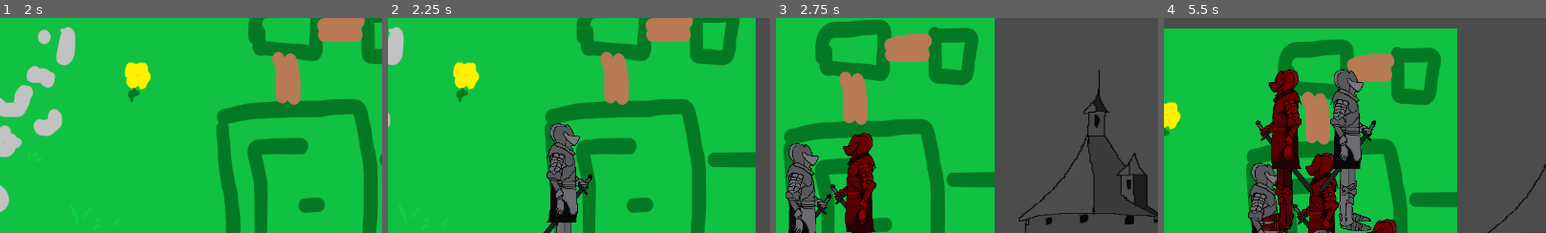
Above: before the commit, frames 1-4 (left to right).
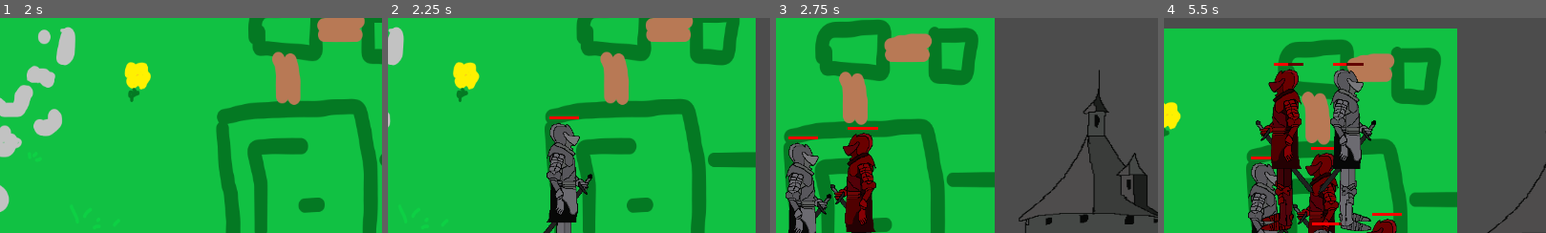
Above: after the commit, the same moments.

Repository: An0n3m0us/RSS-Godot
Game: Godot game, scene res://src/game/IntroScreen.tscn
Two runs of this game, one before a commit and one after it. Both use one fixed random seed, a clock stepped at 60 frames per second and the inputs below.
Inputs (mouse positions are % of the whole screen's width and height, from its top left):
- Up to frame 1 (2 s): click (16, 31) at 0.5 s; click (16, 31) at 1.25 s
- Up to frame 2 (2.25 s): tap Enter at 2 s; move the mouse to (72, 45) at 2.02 s; hold Right from 2.03 s (still down); tap 1 at 2.1 s; click (72, 45) at 2.17 s
- Up to frame 3 (2.75 s): keep holding Right; tap Up at 2.27 s; tap 2 at 2.3 s
- Up to frame 4 (5.5 s): release Right at 2.75 s; drag from (30, 55) to (45, 70) at 2.77 s; move the mouse to (60, 28) at 3.52 s; hold Left 3.53-4.25 s; tap 1 at 3.6, 5.1 s; tap 2 at 3.8, 5.3 s; drag from (45, 70) to (20, 35) at 4.27 s; move the mouse to (80, 65) at 5.02 s; hold Right from 5.03 s (still down); tap Up at 5.27 s
The pictures show only the part of the screen within x 44-94%, y 7-57%; the shares and areas given below are measured in that part.

Frame 1 is identical in both runs. In frame 2, 0.1% of the frame differs, in the area x 42-50%, y 45-48%; in frame 3, 0.2%; in frame 4, 0.6%, in the area x 22-63%, y 20-97%.

Commit message:
Add damage system

Diff:
--- a/src/actors/Esquire-enemy.tscn
+++ b/src/actors/Esquire-enemy.tscn
@@ -9,7 +9,7 @@
 [ext_resource path="res://assets/images/characters/enemyesquirerightarm.png" type="Texture" id=7]
 
 [node name="Esquire-enemy" instance=ExtResource( 1 )]
-type = "Esquire-enemy"
+type = "enemy"
 
 [node name="Pivot" parent="." index="2"]
 scale = Vector2( -1, 1 )
--- a/src/actors/Esquire.gd
+++ b/src/actors/Esquire.gd
@@ -8,28 +8,44 @@
 var velocity = Vector2()
 var selected = false
 
+var healthdeplete = false
+
 func _input(event):
 	if selected == true:
 		if event is InputEventMouseButton and event.button_index == BUTTON_RIGHT:
 			if event.pressed:
 				target = get_global_mouse_position()
 
-func _physics_process(_delta):
-	velocity = position.direction_to(target) * speed
+func _physics_process(delta):
+	var movement = position.direction_to(target) * speed
 	if position.distance_to(target) > 5:
-		velocity = move_and_slide(velocity)
+		velocity = move_and_collide(movement * delta)
 
-	if is_on_wall() or is_on_floor():
+	if velocity:
 		target = position
+
+		#if velocity.collider.type != type:
+		#	health -= 0.05
 
 	if target[0] < position[0]:
 		self.get_node("Pivot").scale = Vector2(-1, 1)
 	elif target[0] > position[0]:
 		self.get_node("Pivot").scale = Vector2(1, 1)
 
+	if healthdeplete == true:
+		health -= 0.05
+
 	update()
 
 func _draw():
-	if selected == true:
+	#if selected == true:
 		draw_rect(Rect2(self.get_node("Pivot").position[0]-21, self.get_node("Pivot").position[1]-110, 50, 5), Color8(100, 0, 0))
 		draw_rect(Rect2(self.get_node("Pivot").position[0]-21, self.get_node("Pivot").position[1]-110, health*5, 5), Color8(255, 0 , 0))
+
+func _on_Area2D_body_entered(body):
+	if body.type != type:
+		healthdeplete = true
+
+func _on_Area2D_body_exited(body):
+	if body.type != type:
+		healthdeplete = false
--- a/src/actors/Esquire.tscn
+++ b/src/actors/Esquire.tscn
@@ -8,12 +8,15 @@
 [ext_resource path="res://assets/images/characters/normalesquireleftleg.png" type="Texture" id=6]
 [ext_resource path="res://src/actors/Esquire.gd" type="Script" id=7]
 
+[sub_resource type="RectangleShape2D" id=2]
+extents = Vector2( 27.2712, 119.496 )
+
 [sub_resource type="RectangleShape2D" id=1]
 extents = Vector2( 19.3693, 37.1352 )
 
 [node name="Esquire" type="KinematicBody2D"]
 script = ExtResource( 7 )
-type = "Esquire"
+type = "normal"
 
 [node name="AnimationPlayer" type="AnimationPlayer" parent="."]
 
@@ -60,6 +63,14 @@
 "_edit_use_anchors_": false
 }
 
-[node name="CollisionShape2D" type="CollisionShape2D" parent="."]
-position = Vector2( 1.32684, 13.9318 )
+[node name="Area2D" type="Area2D" parent="Pivot"]
+
+[node name="CollisionShape2D" type="CollisionShape2D" parent="Pivot/Area2D"]
+position = Vector2( 1.70642, 31.8529 )
+shape = SubResource( 2 )
+
+[node name="Collision" type="CollisionShape2D" parent="."]
+position = Vector2( 1.327, 13.932 )
 shape = SubResource( 1 )
+[connection signal="body_entered" from="Pivot/Area2D" to="." method="_on_Area2D_body_entered"]
+[connection signal="body_exited" from="Pivot/Area2D" to="." method="_on_Area2D_body_exited"]
--- a/src/scripts/GameScene.gd
+++ b/src/scripts/GameScene.gd
@@ -74,11 +74,13 @@
 		panelnames.append(nodes.name)
 	for unit in range(0, list.size()):
 		var i = get_node("UnitPanel").get_children().size()
+
+		# Unit icon when selected
 		if list[unit].selected == true:
 			if not list[unit].name in panelnames:
 				var uniticonscene = load("res://src/unitpanel/UnitIcon.tscn")
 				var uniticon = uniticonscene.instance()
-				if list[unit].type == "Esquire":
+				if list[unit].name.split("-")[0]:
 					uniticon.get_child(0).texture = load("res://assets/images/unitpanel/normalicon.png")
 				else:
 					uniticon.get_child(0).texture = load("res://assets/images/unitpanel/enemyicon.png")
@@ -87,3 +89,6 @@
 				uniticon.get_child(1).set_text(list[unit].name.split("-")[0])
 				uniticon.get_child(3).set_size(Vector2(list[unit].health*5, 5))
 				get_node("UnitPanel").add_child(uniticon)
+		# Check health
+		if list[unit].health <= 0:
+			get_node("Units").remove_child(list[unit])
Not shown: 1 places in src/actors/Esquire.tscn that only renumber resources
